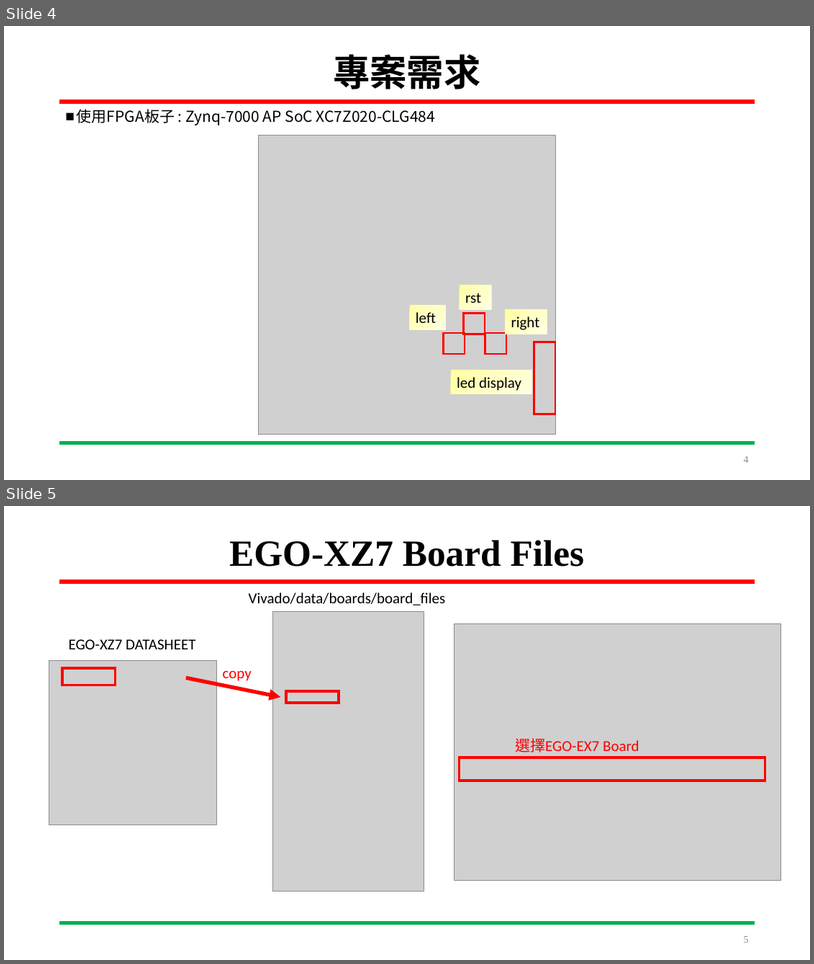
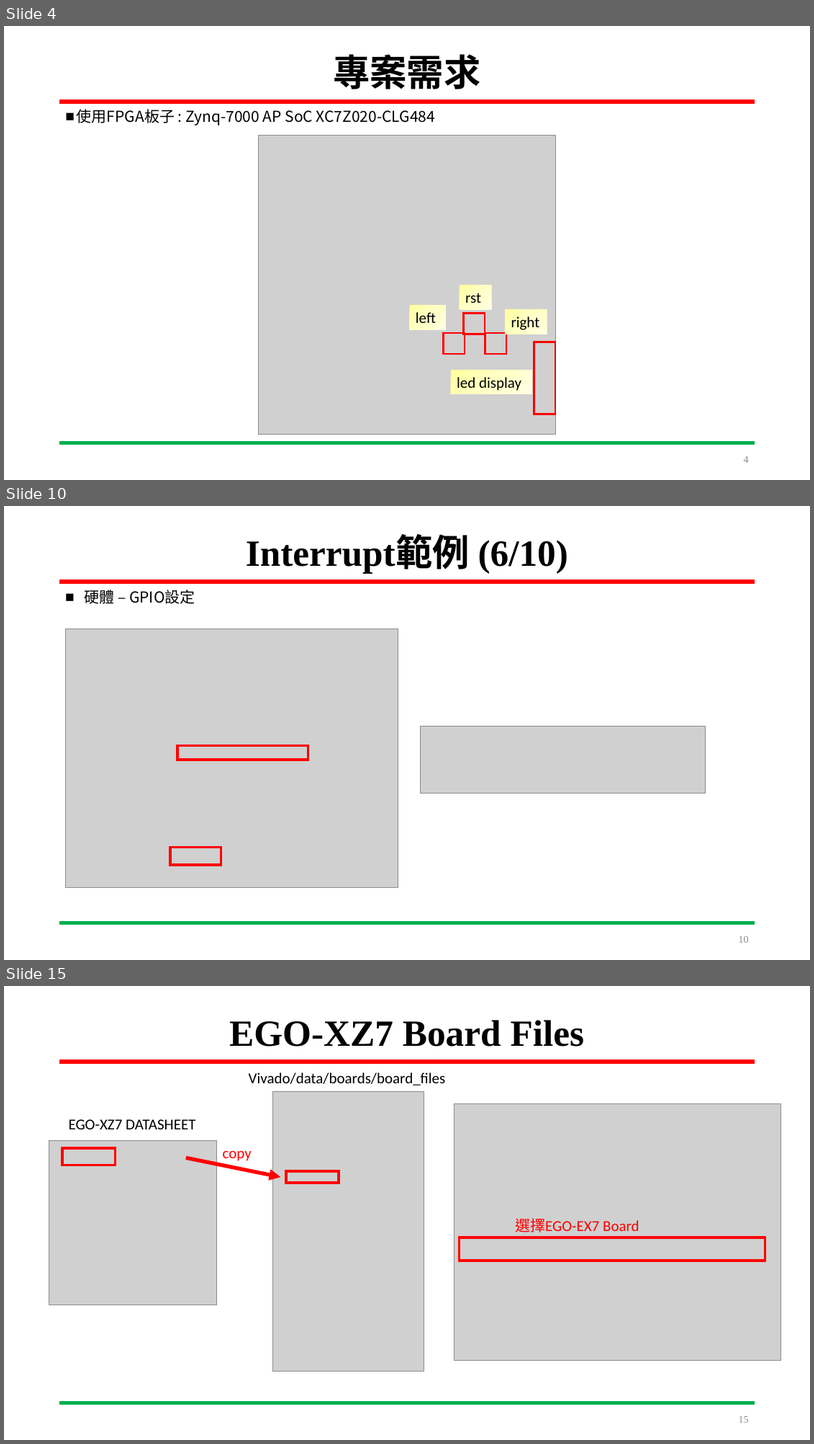
Before and after one commit to LIAO-YANXIANG/SYSTEM-ON-CHIP-DESIGN, a slide deck: DevelopmentLog/Pingpong.pptx. Shown one above the other, each under a label of ours: slides 4 and 5 before the commit, slides 4, 10 and 15 after it; the slides between them are not shown. The pictures are 814x964 and 814x1444 pixels, drawn with LibreOffice and Linux fonts; fonts in the diff are those of the drawing; grey boxes stand for pictures. Boxes give left, top, right and bottom in pixels: in the first picture for what was removed or moved away, otherwise in the second. Text is boxed around its words. In the diff, an @@ line names an element or a change of style, - is before the commit and + after.

Commit message:
2022/05/13 ~ 2022/05/20 1. ZYNQ_interrupt範例

```diff
--- a/DevelopmentLog/Pingpong.pptx
+++ b/DevelopmentLog/Pingpong.pptx
@@ slide 10 added at bbox=[4, 506, 810, 960], background #FFFFFF; not listed: 2 template elements that a slide beside it also shows @@
@@ title added at bbox=[246, 537, 568, 574], 44 pt, text #000000, bold @@
+Interrupt範例 (6/10)
@@ text added at bbox=[84, 590, 196, 604], 18 pt, text #000000 @@
+■ 硬體 – GPIO設定
@@ picture added at bbox=[66, 629, 399, 886] @@
@@ picture added at bbox=[421, 726, 706, 793] @@
@@ rectangle added at bbox=[178, 746, 309, 759], outline #FF0000 3 pt @@
@@ rectangle added at bbox=[170, 847, 221, 865], outline #FF0000 3 pt @@
@@ page number added at bbox=[739, 936, 749, 942], 12 pt, text #8C8C8C @@
+10
@@ what was slide 5 is now slide 15 @@
@@ page number at bbox=[739, 1416, 749, 1422]: text changed @@
-5
+15
```
Also in this commit, not shown: 1 slide changed, 9 other slides added, 2 other files.
